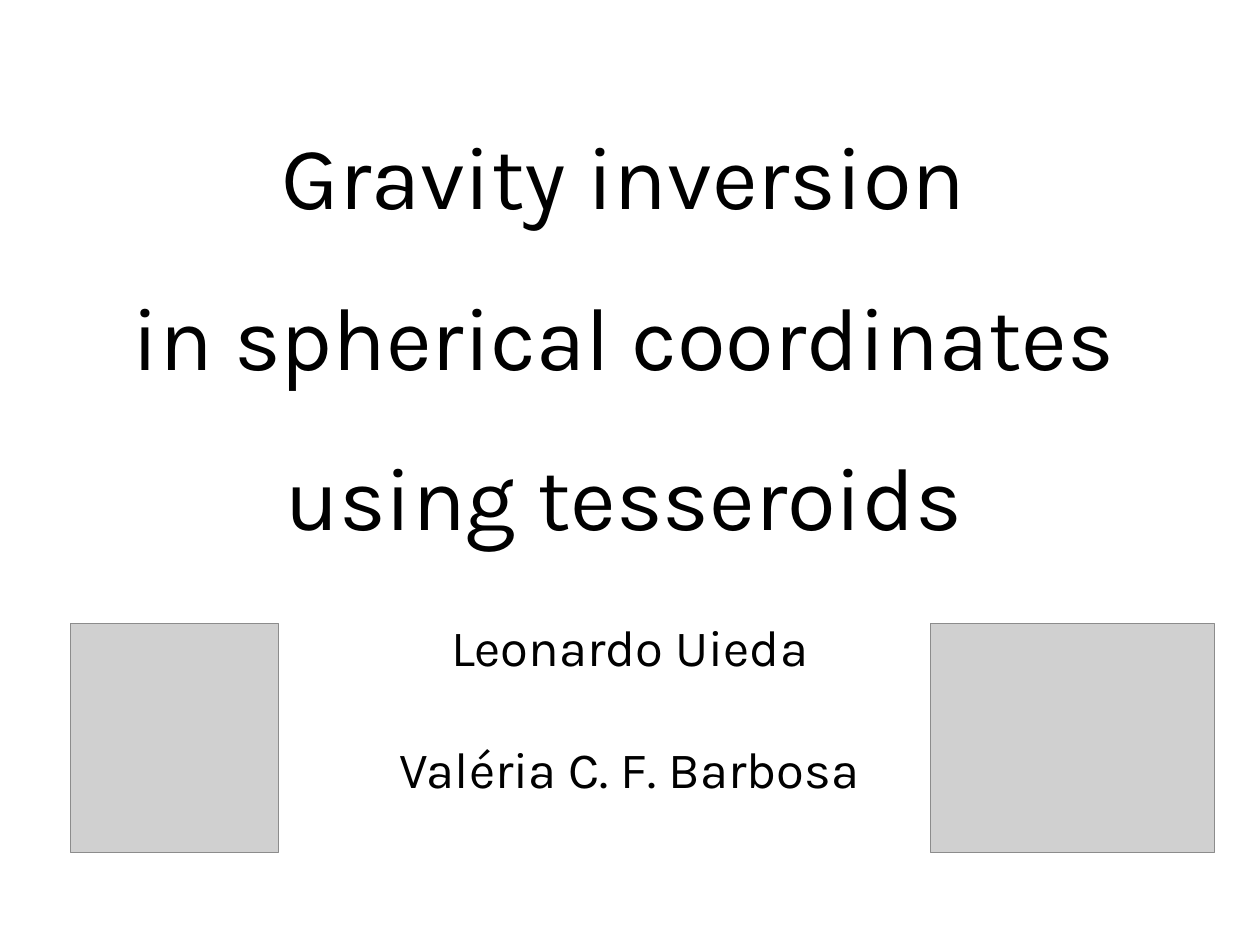
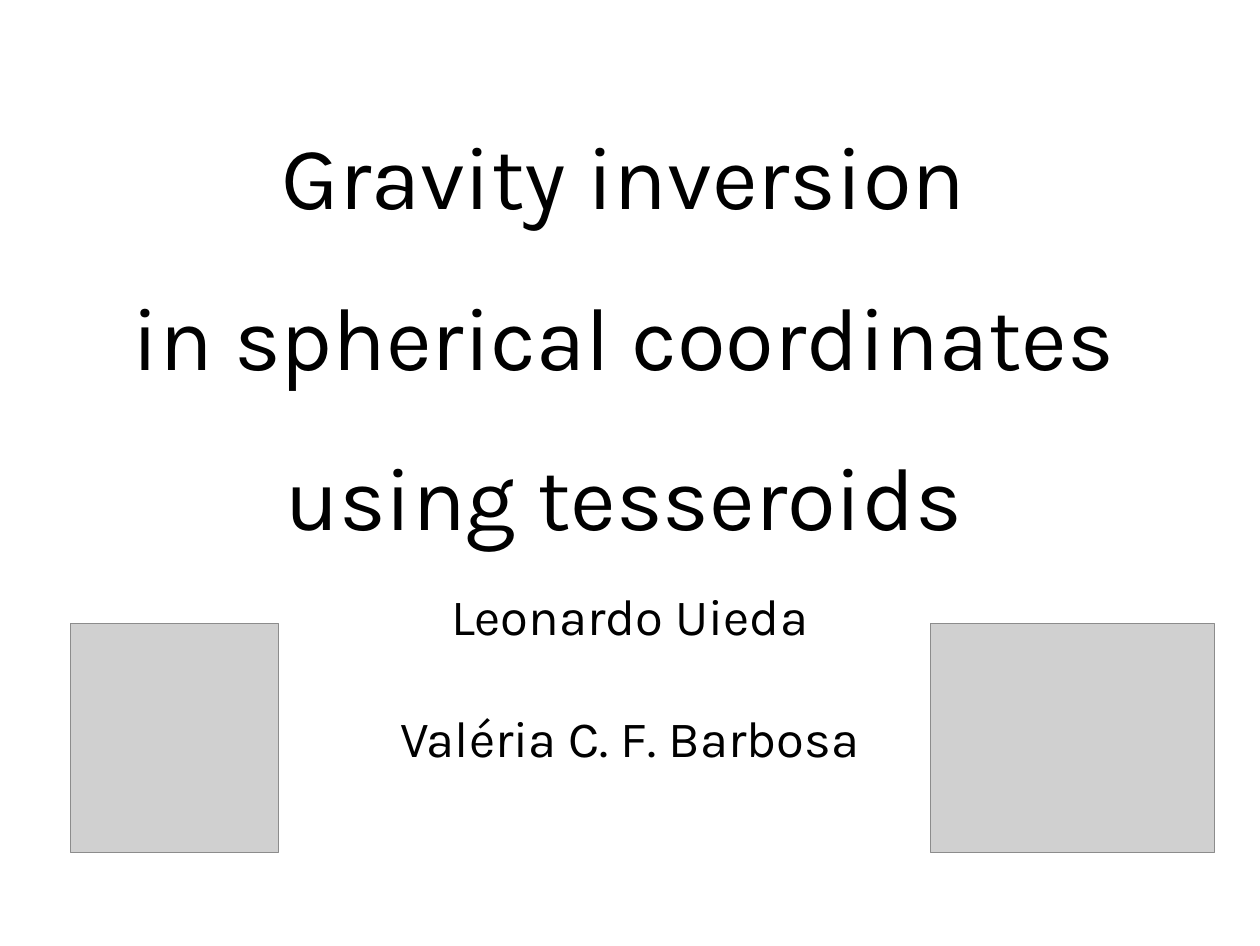
Before and after one commit to leouieda/egu2014, a slide deck: slide 1 of presentation/slides.odp. Drawn at 1260x946 pixels with LibreOffice and Linux fonts; fonts in the diff are those of the drawing; grey boxes stand for pictures. Boxes give left, top, right and bottom in pixels: in the first picture for what was removed or moved away, otherwise in the second. Text is boxed around its words. In the diff, an @@ line names an element or a change of style, - is before the commit and + after.

```diff
--- a/presentation/slides.odp
+++ b/presentation/slides.odp
@@ subtitle "Leonardo Uieda": place and size @@
-subtitle "Leonardo Uieda" at (400, 631, 859, 789)
+subtitle "Leonardo Uieda" at (400, 600, 859, 758)
```
Also in this commit, not shown: 1 other slide changed, 1 slide added, 2 other files.
